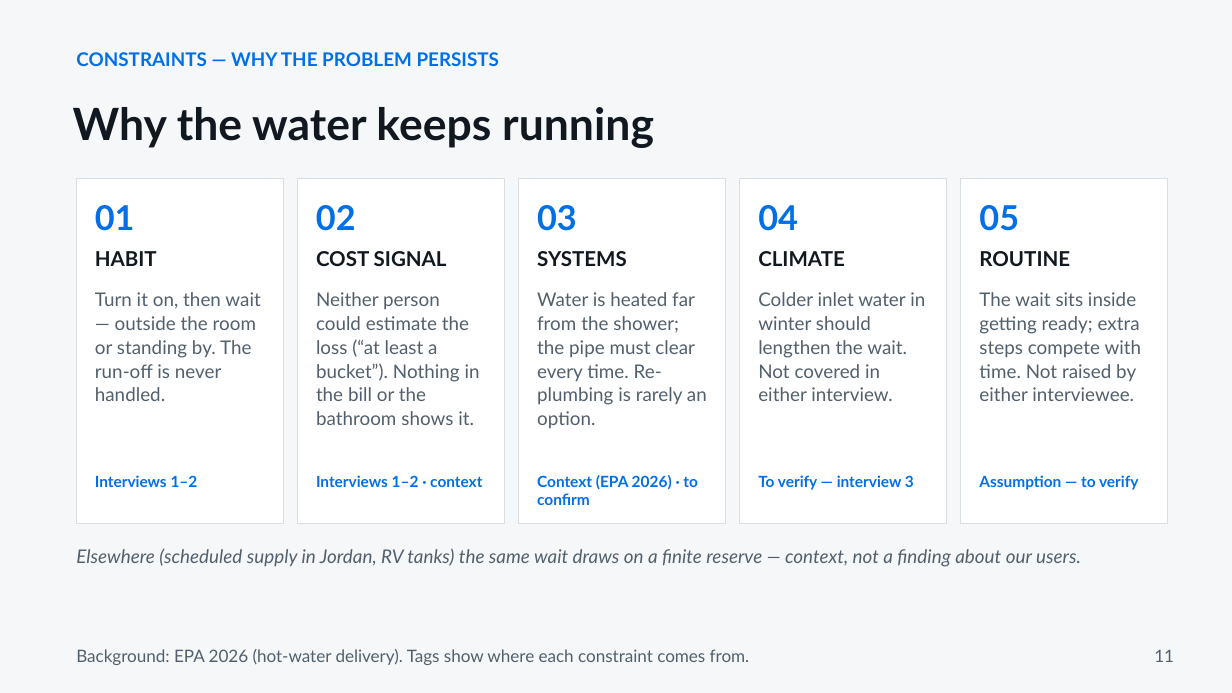
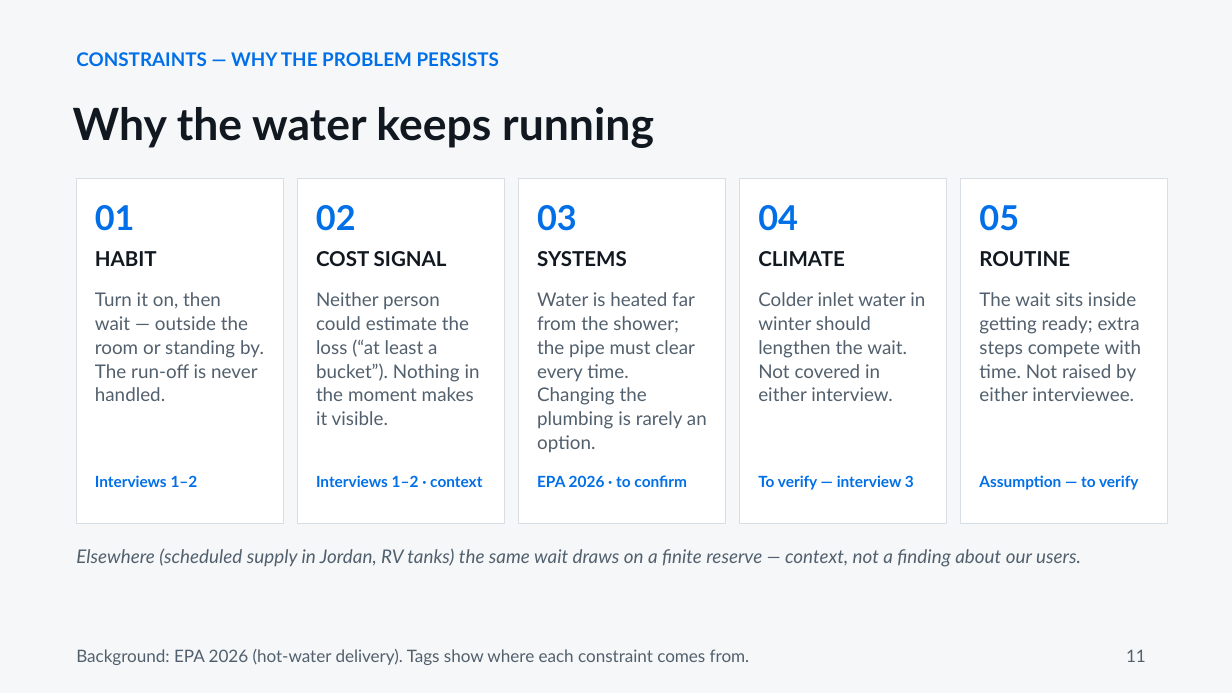
Before and after one commit to nour256/sdsds, a slide deck: slide 11 of IEN_301_Project_1_v2.pptx. Drawn at 1232x693 pixels with LibreOffice and Linux fonts; fonts in the diff are those of the drawing. Boxes give left, top, right and bottom in pixels: in the first picture for what was removed or moved away, otherwise in the second. Text is boxed around its words. In the diff, an @@ line names an element or a change of style, - is before the commit and + after.

```diff
--- a/IEN_301_Project_1_v2.pptx
+++ b/IEN_301_Project_1_v2.pptx
@@ text "Turn it on, then wait ..." rewrapped from (95,292,260,401) to (95,292,264,401) @@
@@ text at (316,292,480,425): text changed @@
-Neither person could estimate the loss (“at least a bucket”). Nothing in the bill or the bathroom shows it.
+Neither person could estimate the loss (“at least a bucket”). Nothing in the moment makes it visible.
@@ text at (537,292,707,452): text changed @@
-Water is heated far from the shower; the pipe must clear every time. Re-plumbing is rarely an option.
+Water is heated far from the shower; the pipe must clear every time. Changing the plumbing is rarely an option.
@@ text at (537,475,687,487): text changed @@
-Context (EPA 2026) · to confirm
+EPA 2026 · to confirm
@@ text "11" at (1126,649,1146,662): alignment right to left @@
```
Also in this commit, not shown: 15 other slides changed, 5 other files.
